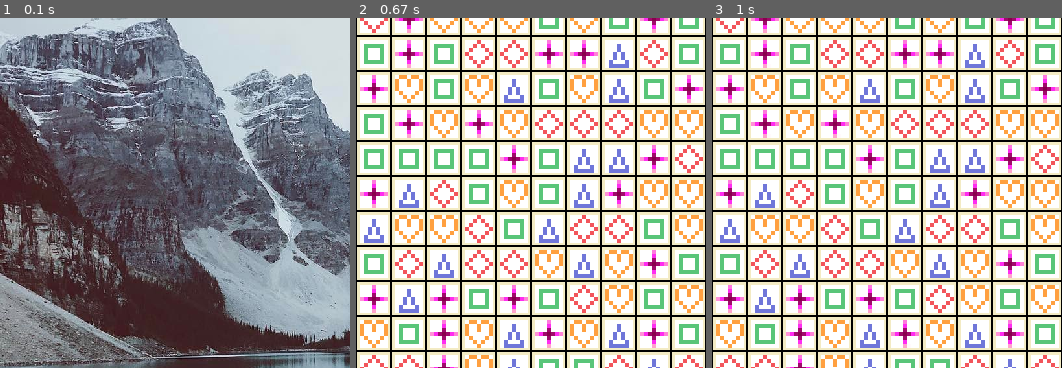
Above: before the commit, frames 1-3 (left to right).
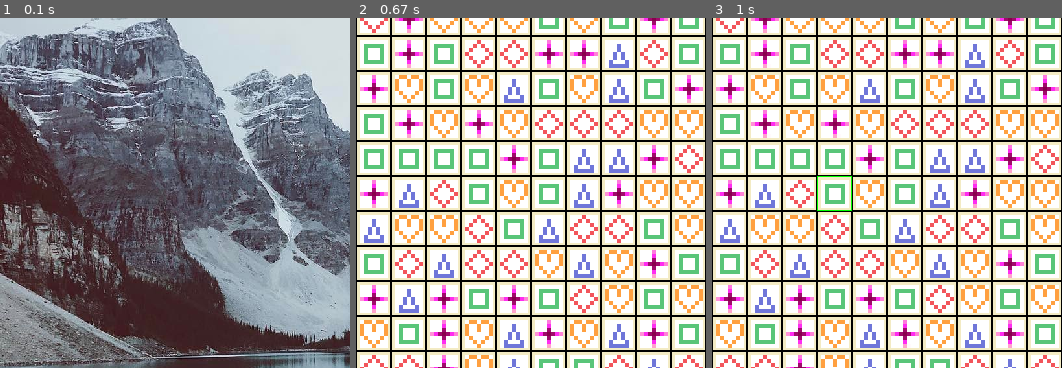
Above: after the commit, the same moments.

Repository: SergeEvdokimov/PyGame-3in_a_row
Game: pygame game, started from main.py
Two runs of this game, one before a commit and one after it. Both use one fixed random seed, a clock stepped at 60 frames per second and the inputs below.
Inputs (mouse positions are % of the whole screen's width and height, from its top left):
- Up to frame 1 (0.1 s): no input
- Up to frame 2 (0.67 s): click (21, 63) at 0.38 s
- Up to frame 3 (1 s): click (16, 34) at 0.72 s
The pictures show only the part of the screen within x 0-50%, y 10-60%; the shares and areas given below are measured in that part.

Frames 1-2 are identical in both runs. In frame 3, 0.1% of the frame differs, in the area x 30-40%, y 45-56%.

Commit message:
fixed some bugs

Diff:
--- a/dask.py
+++ b/dask.py
@@ -1,6 +1,7 @@
 import pygame
 from random import randint
 from load_image import load_image
+
 
 class Board:
     def __init__(self, side, left=0, top=50):
@@ -47,7 +48,6 @@
             self.board[x1][y1], self.board[x2][y2] = self.board[x2][y2], self.board[x1][y1]
             self.render(screen)
 
-
     # возвращает координаты клетки (ячейки в массиве)
     def get_cell(self, mouse_pos):
         cell_x, cell_y = (mouse_pos[0] - self.left) // self.cell_size, (mouse_pos[1] - self.top) // self.cell_size
@@ -59,13 +59,17 @@
         cell = self.get_cell(mouse_pos)
         if cell:
             self.cells_for_swap.append(cell)
-            if len(self.cells_for_swap) == 2:
+            if len(self.cells_for_swap) == 1:
+                pygame.draw.rect(screen, 'green', (self.cells_for_swap[0][0] * self.cell_size + self.left,
+                                                   self.cells_for_swap[0][1] * self.cell_size + self.top,
+                                                   self.cell_size, self.cell_size), 1)
+            elif len(self.cells_for_swap) == 2:
                 if abs(cell[0] - self.cells_for_swap[0][0]) == 1 and cell[1] - self.cells_for_swap[0][1] == 0:
                     self.on_click(screen)
                 elif abs(cell[1] - self.cells_for_swap[0][1]) == 1 and cell[0] - self.cells_for_swap[0][0] == 0:
                     self.on_click(screen)
                 else:
-                    self.cells_for_swap.clear()
+                    self.render(screen)
 
     # удаление клеток, возвращает координаты всех, которые следует удалить
     def del_line(self):
@@ -96,5 +100,5 @@
         return
 
     # удаление и сдвиг
-    def delete(self, line):
+    def delete(self):
         pass
--- a/main.py
+++ b/main.py
@@ -4,6 +4,7 @@
 from dask import Board
 
 size = (700, 700)
+
 
 def intro(screen, start_background_image):
     intro_text = ["Выберить размер поля:", "7 на 7", "10 на 10", "12 на 12"]
@@ -65,8 +66,6 @@
     board.render(screen2)
     pygame.display.flip()
     running = True
-    swap_cells = 0
-    print(board.del_line())
     while running:
         for event in pygame.event.get():
             if event.type == pygame.QUIT:
